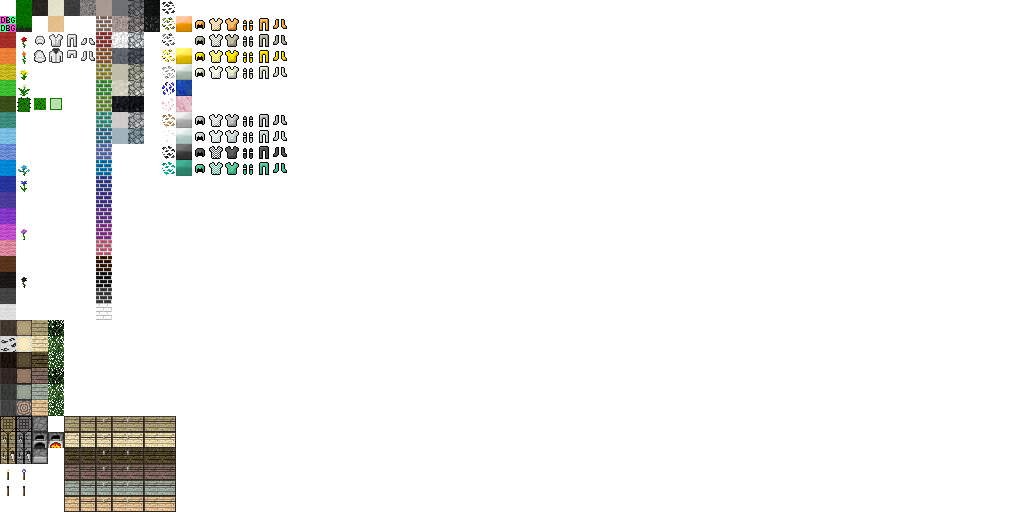
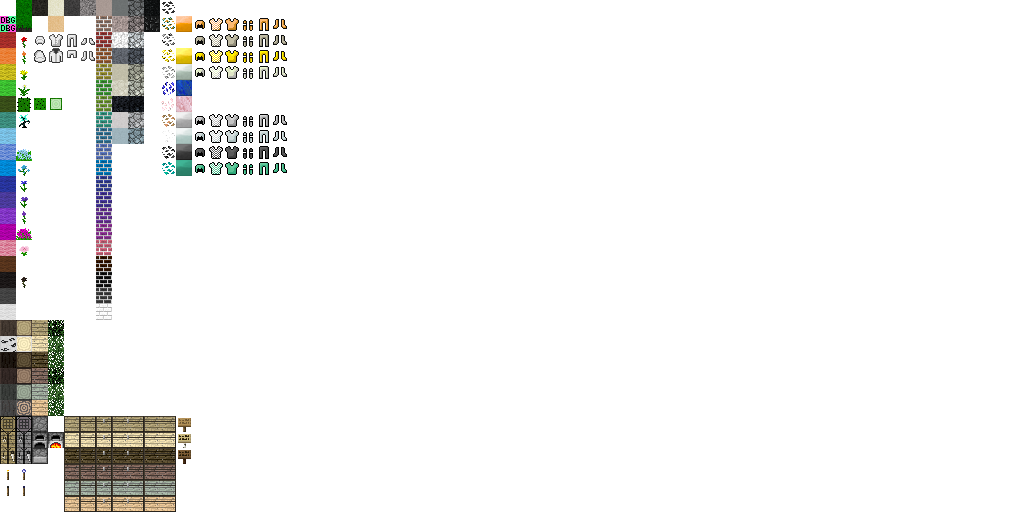
Layered file, before and after one edit (1024 x 512). Changes by layer:
painted on "Background copy" over left=0, top=114, right=191, bottom=464
